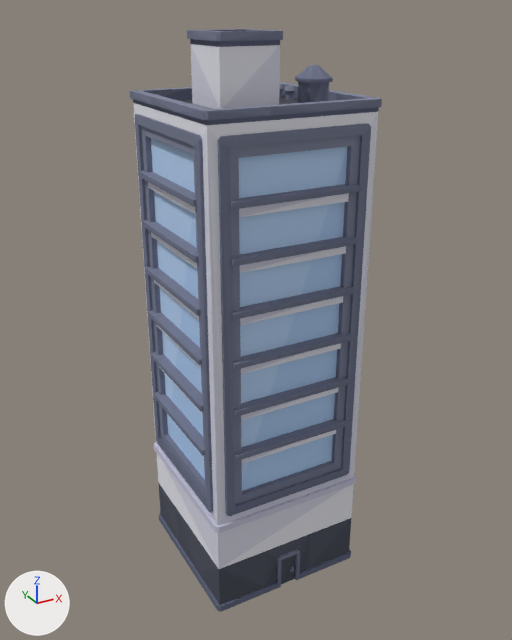
An edit to the glTF model client/public/models/batiments/skyscraper_c.glb, drawn before and after from the same camera.
Rendered twice from a camera (50 mm lens) standing at (-2.32, -4.36, 4.2) and looking at (0.06, -0.03, 2.04). Every picture has the same lights, and +X, +Y and +Z are marked at lower left. The older version comes first. Vertices at exactly the same position are counted once.

Objects in the first picture: 'skyscraper_c'.
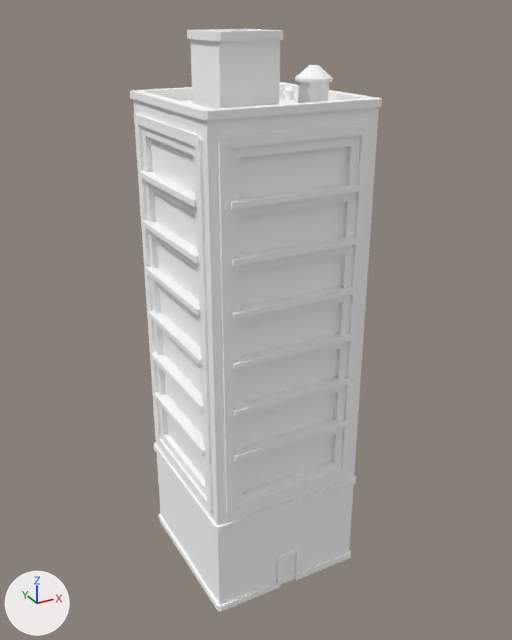
Pixel boxes [x1, y1, x2, y2] of what changed, in the pictures (512 x 640 px):
part 1 of me_skyscraper_c, recoloured (lighter): [130, 29, 382, 612] in both

The edits, one by one:
me_skyscraper_c has 1203 vertices, 1704 faces and spans x -0.64..0.64, y -0.69..0.69, z 0.0..4.08.
me_skyscraper_c is used by ob_skyscraper_c; location (0.0, 0.0, 0.0).
me_skyscraper_c part 1: 1704 faces centred in x -0.64..0.64, y -0.69..0.69, z 0.0..4.08 are repainted in the vertex colours; the middle colour goes from greyish blue #71768d to white #ffffff.
